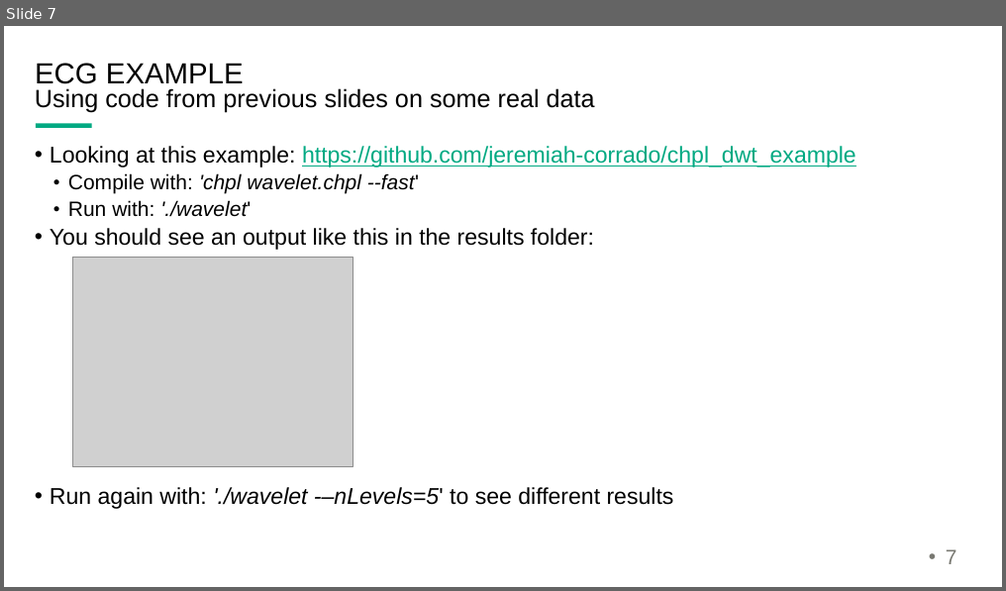
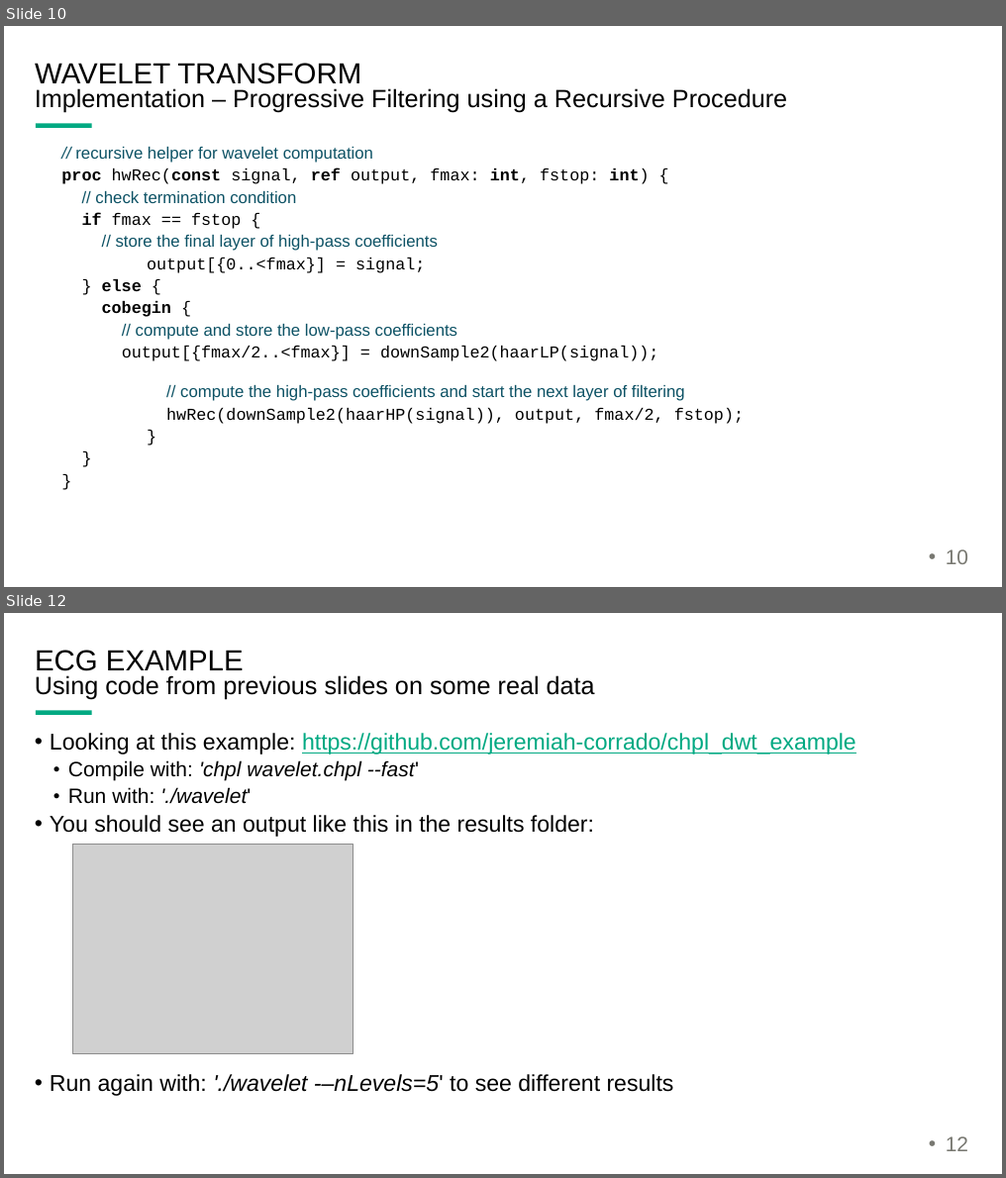
Before and after one commit to jeremiah-corrado/chpl_dwt_example, a slide deck: wavelet_notes.pptx. Shown one above the other, each under a label of ours: slide 7 before the commit, slides 10 and 12 after it; the slides between them are not shown. The pictures are 1006x591 and 1006x1178 pixels, drawn with LibreOffice and Linux fonts; fonts in the diff are those of the drawing; grey boxes stand for pictures; background and template pictures are left out. Boxes give left, top, right and bottom in pixels: in the first picture for what was removed or moved away, otherwise in the second. Text is boxed around its words. In the diff, an @@ line names an element or a change of style, - is before the commit and + after.

Commit message:
added typed and untyped info to slides. More detail still needed on slides 8-11.

```diff
--- a/wavelet_notes.pptx
+++ b/wavelet_notes.pptx
@@ slide 10 added at box(4, 26, 1002, 587), background #FFFFFF; not listed: 1 template element that a slide beside it also shows @@
@@ title added at box(35, 63, 361, 89), 28 pt, text #000000 @@
+WAVELET TRANSFORM
@@ text added at box(35, 88, 787, 112), 24 pt, text #000000 @@
+Implementation – Progressive Filtering using a Recursive Procedure
@@ text added at box(61, 147, 744, 424), 16 pt, text #000000 @@
+      // recursive helper for wavelet computation
+      proc hwRec(const signal, ref output, fmax: int, fstop: int) {
+      // check termination condition
+      if fmax == fstop {
+      // store the final layer of high-pass coefficients
+      output[{0..<fmax}] = signal;
+      } else {
+      cobegin {
+      // compute and store the low-pass coefficients
+      output[{fmax/2..<fmax}] = downSample2(haarLP(signal));
+      // compute the high-pass coefficients and start the next layer of filtering
+      hwRec(downSample2(haarHP(signal)), output, fmax/2, fstop);
+      }
+      }
+      }
@@ page number added at box(945, 550, 968, 565), 20 pt, text #787871 @@
+• 10
@@ what was slide 7 is now slide 12 @@
@@ page number at box(945, 1137, 968, 1152): text changed @@
-• 7
+• 12
```
Also in this commit, not shown: 3 slides changed, 4 other slides added, 1 other file.
